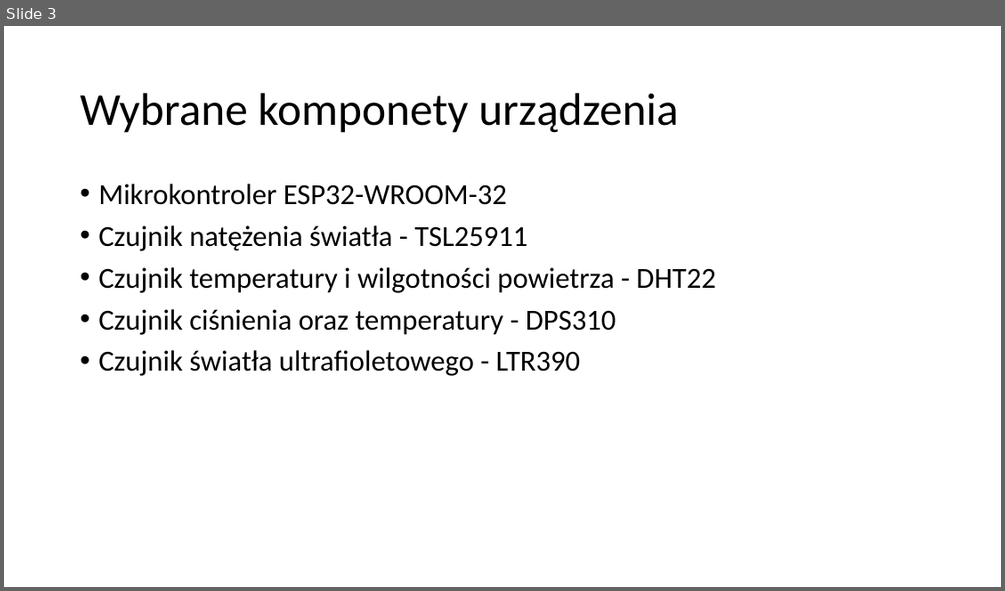
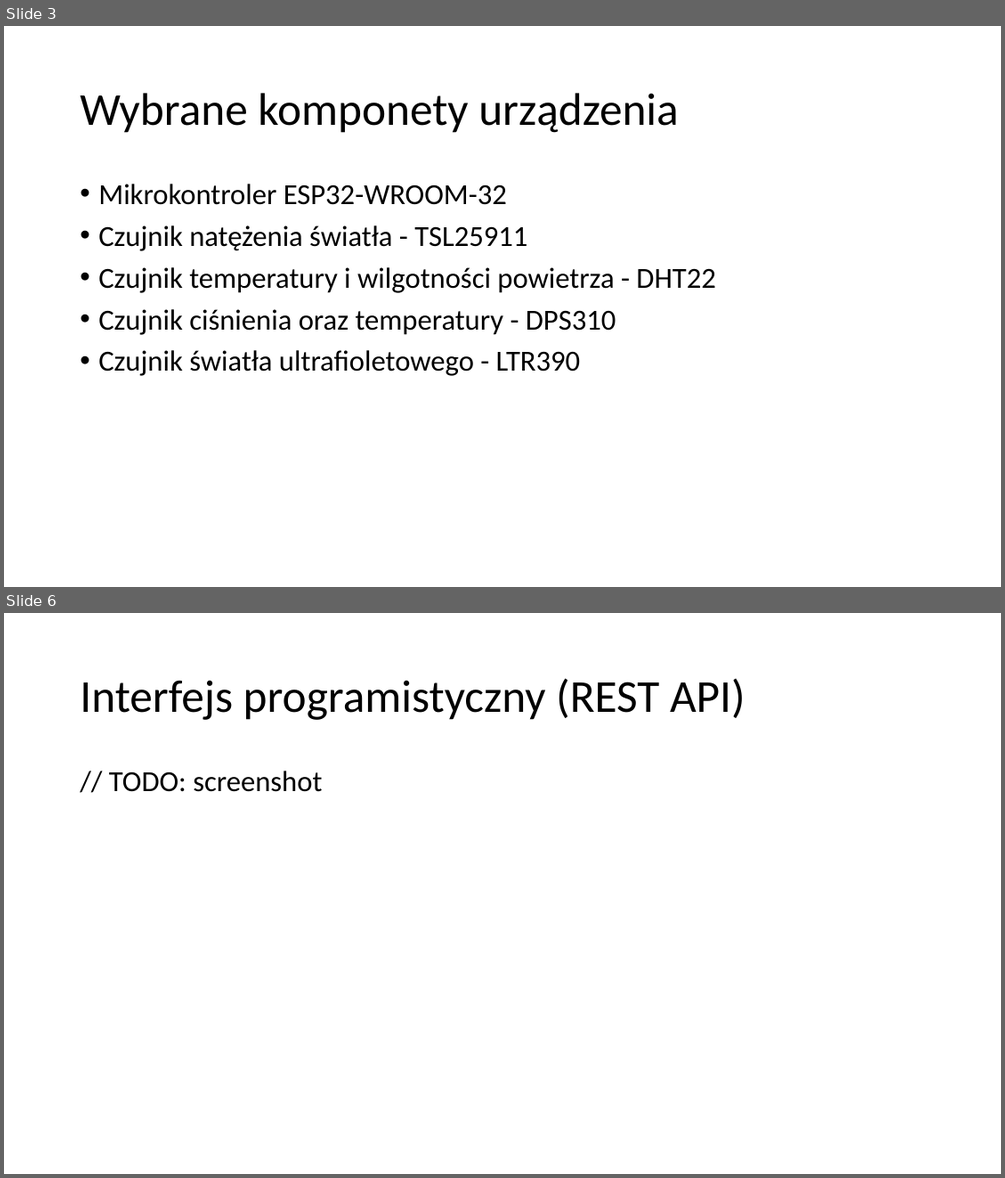
Before and after one commit to l7ssha/prac_inz, a slide deck: presentation-prac-inz.pptx. Shown one above the other, each under a label of ours: slide 3 before the commit, slides 3 and 6 after it; the slides between them are not shown. The pictures are 1005x591 and 1005x1178 pixels, drawn with LibreOffice and Linux fonts; fonts in the diff are those of the drawing. Boxes give left, top, right and bottom in pixels: in the first picture for what was removed or moved away, otherwise in the second. Text is boxed around its words. In the diff, an @@ line names an element or a change of style, - is before the commit and + after.

Commit message:
Program WIP

```diff
--- a/presentation-prac-inz.pptx
+++ b/presentation-prac-inz.pptx
@@ slide 6 added at [4, 613, 1001, 1174], background #FFFFFF @@
@@ title added at [80, 678, 745, 720], 44 pt, text #000000 @@
+Interfejs programistyczny (REST API)
@@ text added at [109, 771, 322, 792], 28 pt, text #000000 @@
+// TODO: screenshot
```
Also in this commit, not shown: 1 slide changed, 3 other slides added, 1 slide removed, 6 other files.
